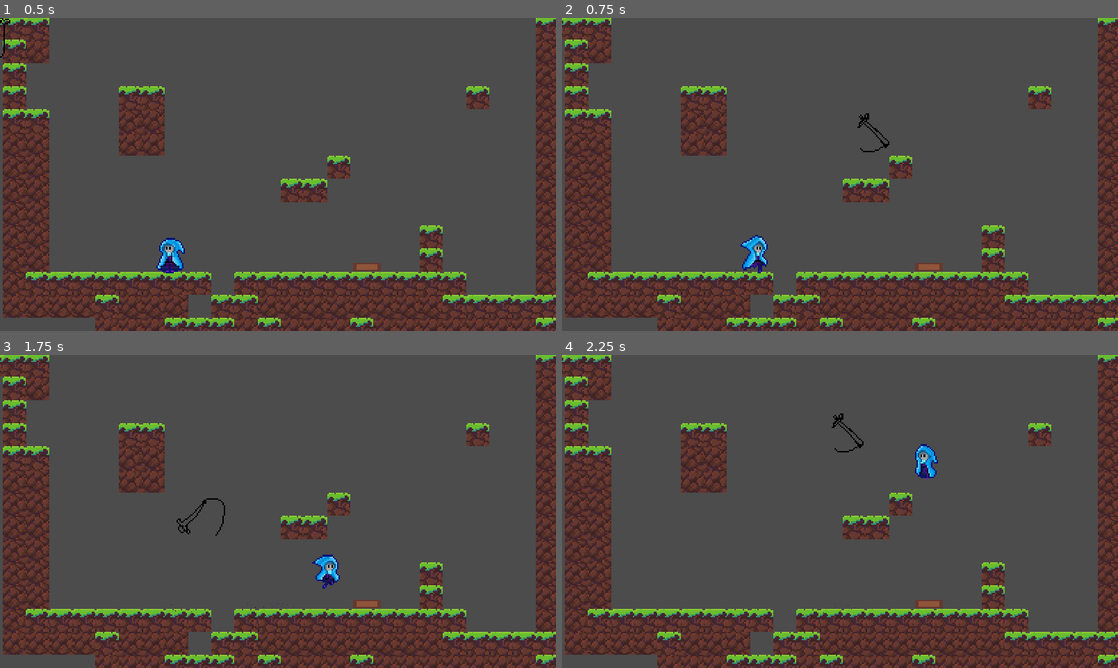
Above: before the commit, frames 1-4 (two rows, left to right).
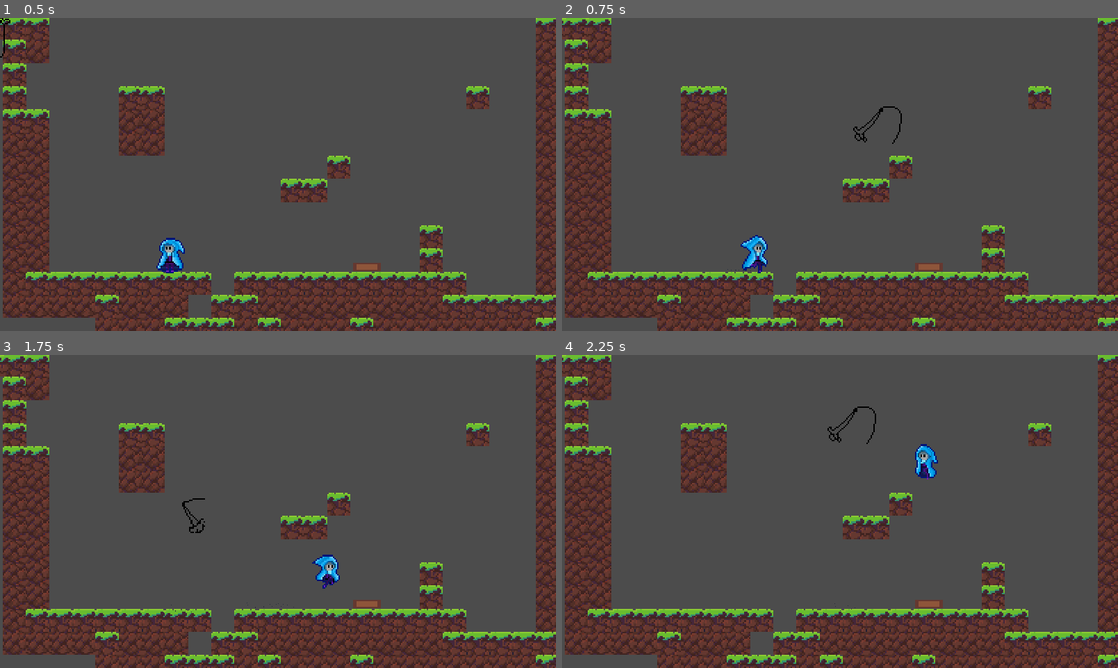
Above: after the commit, the same moments.

Repository: suomanic/LittleBlueHat
Game: Godot game, scene res://Levels/grass.tscn
Two runs of this game, one before a commit and one after it. Both use one fixed random seed, a clock stepped at 60 frames per second and the inputs below.
Inputs (mouse positions are in pixels of both pictures, inside the frame that each line leads up to):
- Up to frame 1 (0.5 s): no input
- Up to frame 2 (0.75 s): move the mouse to (962, 158) at 0.52 s; hold D (move_right) from 0.53 s (still down); click (962, 158) at 0.6 s
- Up to frame 3 (1.75 s): keep holding D (move_right); tap Space (jump) at 0.77, 1.52 s; move the mouse to (166, 527) at 1.27 s; tap S (Crouch) at 1.35 s; click (166, 527) at 1.55 s
- Up to frame 4 (2.25 s): move the mouse to (895, 442) at 2.02 s; release D (move_right) at 2.03 s; hold A (move_left) from 2.03 s (still down); click (895, 442) at 2.1 s

Frame 1 is identical in both runs. In frame 2, 0.2% of the frame differs, in the area x 52-62%, y 28-43%; in frame 3, 0.2%; in frame 4, 0.2%.

Commit message:
剑跟着鼠标走

Diff:
--- a/Actors/Player/Player.tscn
+++ b/Actors/Player/Player.tscn
@@ -4,8 +4,8 @@
 [ext_resource path="res://Actors/Player/Player.gd" type="Script" id=2]
 [ext_resource path="res://Actors/Player/PlayerInput.gd" type="Script" id=3]
 [ext_resource path="res://Actors/Player/PlayerMovement.gd" type="Script" id=4]
-[ext_resource path="res://Sword.tscn" type="PackedScene" id=5]
-[ext_resource path="res://Sword.gd" type="Script" id=6]
+[ext_resource path="res://Actors/Weapon/Sword/Sword.tscn" type="PackedScene" id=5]
+[ext_resource path="res://Actors/Weapon/Sword/Sword.gd" type="Script" id=6]
 
 [sub_resource type="Curve" id=1]
 min_value = -360.0
@@ -223,7 +223,7 @@
 texture = ExtResource( 1 )
 hframes = 7
 vframes = 7
-frame = 7
+frame = 47
 
 [node name="Crouching_Shape" type="CollisionShape2D" parent="."]
 position = Vector2( 0, 4 )
--- a/Actors/Spring.tscn
+++ b/Actors/Spring.tscn
@@ -2,7 +2,6 @@
 
 [ext_resource path="res://Assets/spring.png" type="Texture" id=1]
 [ext_resource path="res://Script/Spring.gd" type="Script" id=2]
-
 
 [sub_resource type="RectangleShape2D" id=1]
 extents = Vector2( 10, 3 )
--- a/Actors/Weapon/Sword/Sword.tscn
+++ b/Actors/Weapon/Sword/Sword.tscn
@@ -1,3 +1,29 @@
-[gd_scene format=2]
+[gd_scene load_steps=3 format=2]
+
+[ext_resource path="res://Assets/animation/sword_animation-Sheet.png" type="Texture" id=1]
+
+[sub_resource type="Animation" id=1]
+resource_name = "attack"
+length = 0.4
+step = 0.05
+tracks/0/type = "value"
+tracks/0/path = NodePath("Sprite:frame")
+tracks/0/interp = 1
+tracks/0/loop_wrap = true
+tracks/0/imported = false
+tracks/0/enabled = true
+tracks/0/keys = {
+"times": PoolRealArray( 0, 0.05, 0.1, 0.15, 0.2, 0.25, 0.3, 0.35 ),
+"transitions": PoolRealArray( 1, 1, 1, 1, 1, 1, 1, 1 ),
+"update": 1,
+"values": [ 1, 2, 3, 4, 5, 6, 7, 0 ]
+}
 
 [node name="Sword" type="Node2D"]
+
+[node name="Sprite" type="Sprite" parent="."]
+texture = ExtResource( 1 )
+hframes = 9
+
+[node name="AnimationPlayer" type="AnimationPlayer" parent="."]
+anims/attack = SubResource( 1 )
--- a/Sword.tscn
+++ /dev/null
@@ -1,29 +0,0 @@
-[gd_scene load_steps=3 format=2]
-
-[ext_resource path="res://Assets/animation/sword_animation-Sheet.png" type="Texture" id=1]
-
-[sub_resource type="Animation" id=1]
-resource_name = "attack"
-length = 0.5
-step = 0.05
-tracks/0/type = "value"
-tracks/0/path = NodePath("Sprite:frame")
-tracks/0/interp = 1
-tracks/0/loop_wrap = true
-tracks/0/imported = false
-tracks/0/enabled = true
-tracks/0/keys = {
-"times": PoolRealArray( 0, 0.05, 0.1, 0.15, 0.2, 0.25, 0.3, 0.35, 0.4, 0.45 ),
-"transitions": PoolRealArray( 1, 1, 1, 1, 1, 1, 1, 1, 1, 1 ),
-"update": 1,
-"values": [ 0, 1, 2, 3, 4, 5, 6, 7, 8, 0 ]
-}
-
-[node name="Sword" type="Node2D"]
-
-[node name="AnimationPlayer" type="AnimationPlayer" parent="."]
-anims/attack = SubResource( 1 )
-
-[node name="Sprite" type="Sprite" parent="."]
-texture = ExtResource( 1 )
-hframes = 9
Renamed: Sword.gd -> Actors/Weapon/Sword/Sword.gd
Binary file changed: Assets/animation/sword_animation-Sheet.png
